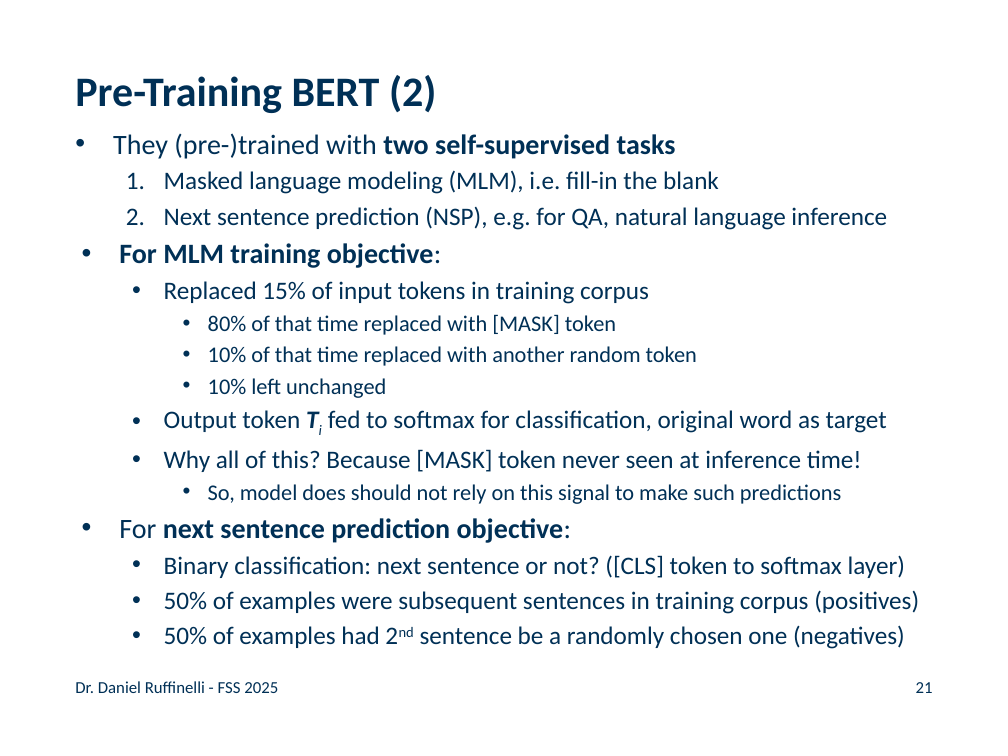
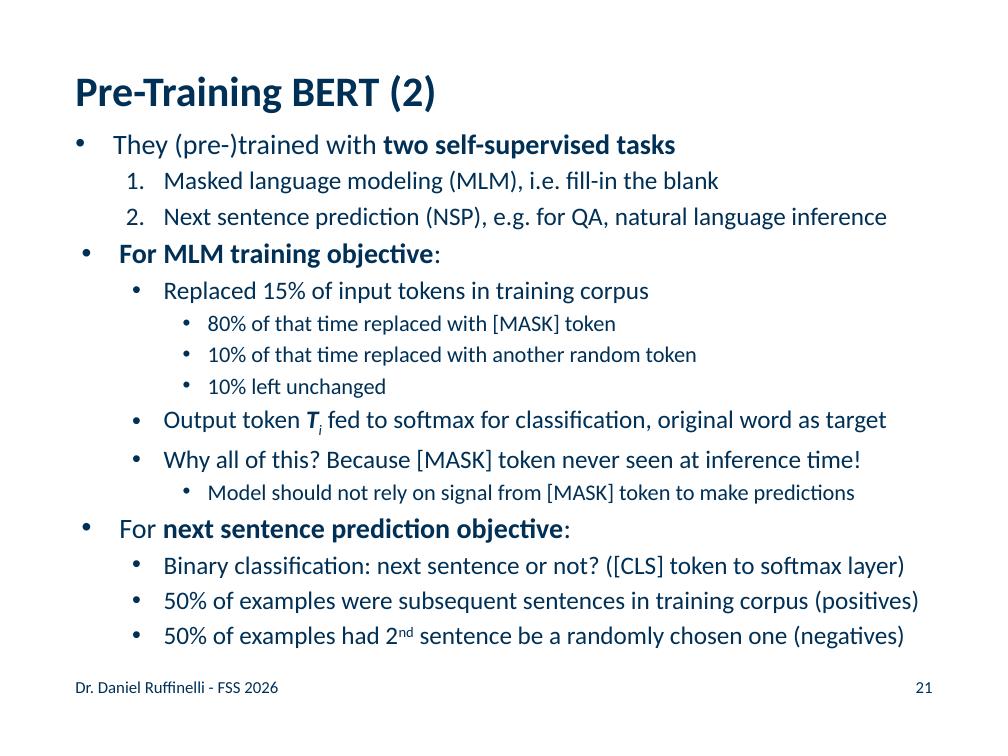
Before and after one commit to rufex2001/teaching_llms, a slide deck: slide 21 of lectures/05_transfer_learning/05_transfer_learning.pptx. Drawn at 1008x756 pixels with LibreOffice and Linux fonts; fonts in the diff are those of the drawing; background and template pictures are left out. Boxes give left, top, right and bottom in pixels: in the first picture for what was removed or moved away, otherwise in the second. Text is boxed around its words. In the diff, an @@ line names an element or a change of style, - is before the commit and + after.

```diff
--- a/lectures/05_transfer_learning/05_transfer_learning.pptx
+++ b/lectures/05_transfer_learning/05_transfer_learning.pptx
@@ text at <box>208,483,855,504</box>: text changed @@
-    • So, model does should not rely on this signal to make such predictions
+    • Model should not rely on signal from [MASK] token to make predictions
@@ text at <box>75,681,278,693</box>: text changed @@
-Dr. Daniel Ruffinelli - FSS 2025
+Dr. Daniel Ruffinelli - FSS 2026
```
Also in this commit, not shown: 63 other slides changed, 1 other file.
